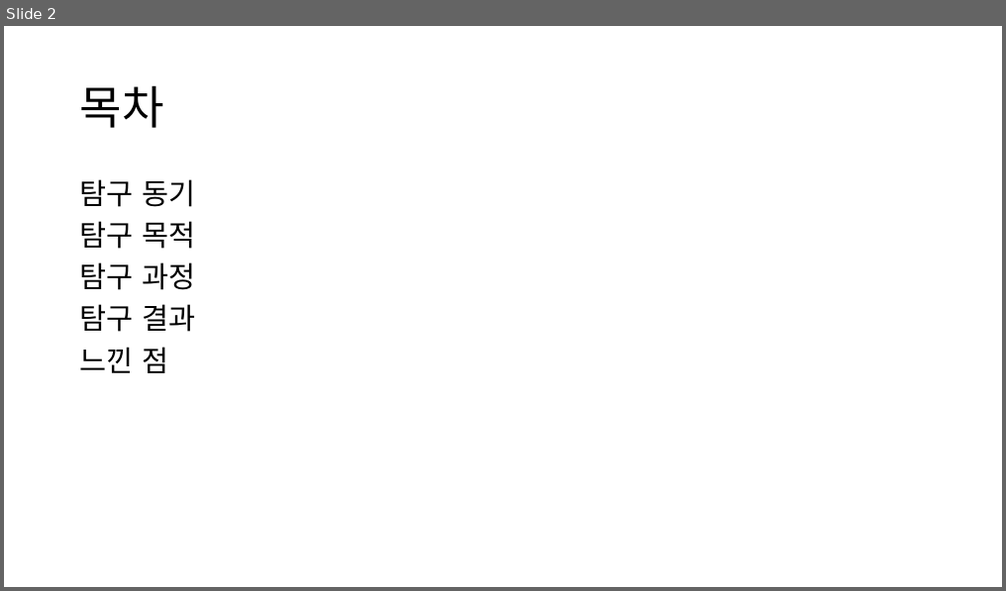
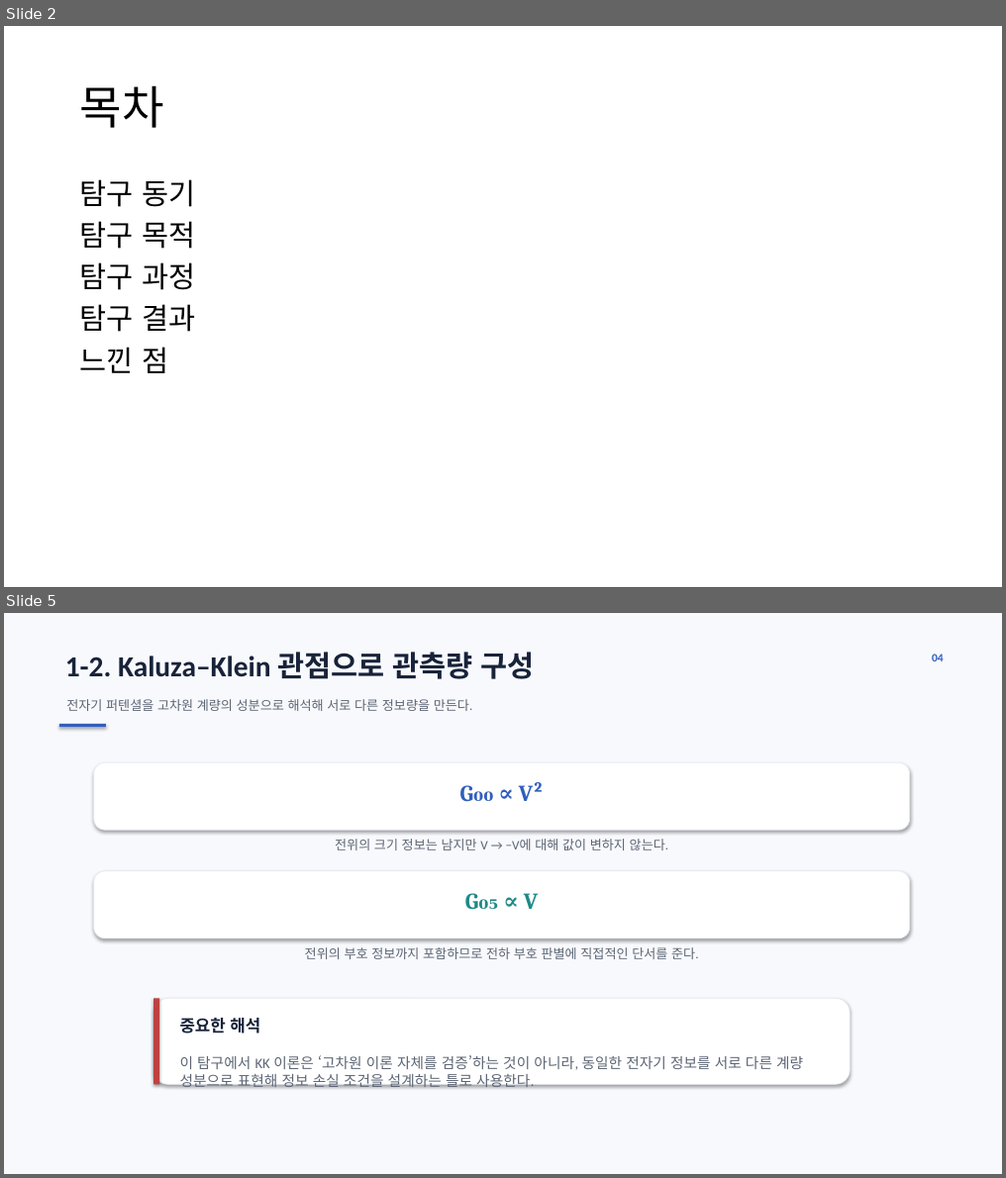
Before and after one commit to ohyunu525/KK-AI, a slide deck: Documents/보고서 파일.pptx. Shown one above the other, each under a label of ours: slide 2 before the commit, slides 2 and 5 after it; the slides between them are not shown. The pictures are 1006x591 and 1006x1178 pixels, drawn with LibreOffice and Linux fonts; fonts in the diff are those of the drawing. Boxes give left, top, right and bottom in pixels: in the first picture for what was removed or moved away, otherwise in the second. Text is boxed around its words. In the diff, an @@ line names an element or a change of style, - is before the commit and + after.

```diff
--- a/Documents/보고서 파일.pptx
+++ b/Documents/보고서 파일.pptx
@@ slide 5 added at box(4, 613, 1002, 1174), background #FFFFFF @@
@@ rectangle added at box(4, 613, 1002, 1174), fill #F8F9FC @@
@@ text added at box(65, 652, 535, 679), 28 pt, text #18233A, bold @@
+1-2. Kaluza–Klein 관점으로 관측량 구성
@@ text added at box(932, 654, 944, 662), 11 pt, text #315EBE, bold @@
+04
@@ text added at box(66, 699, 473, 711), 12.5 pt, text #5C6574 @@
+전자기 퍼텐셜을 고차원 계량의 성분으로 해석해 서로 다른 정보량을 만든다.
@@ rectangle added at box(59, 724, 106, 727), fill #315EBE @@
@@ rounded rectangle added at box(94, 762, 910, 830), fill #FFFFFF, outline #E6EBF4 0.75 pt @@
@@ text added at box(519, 782, 544, 801), 22 pt, text #315EBE, bold @@
+G₀₀ ∝ V²
@@ text added at box(335, 839, 669, 851), 12.5 pt, text #5C6574 @@
+전위의 크기 정보는 남지만 V → −V에 대해 값이 변하지 않는다.
@@ rounded rectangle added at box(94, 871, 910, 939), fill #FFFFFF, outline #E6EBF4 0.75 pt @@
@@ text added at box(524, 893, 539, 909), 22 pt, text #1F8987, bold @@
+G₀₅ ∝ V
@@ text added at box(305, 948, 699, 959), 12.5 pt, text #5C6574 @@
+전위의 부호 정보까지 포함하므로 전하 부호 판별에 직접적인 단서를 준다.
@@ rounded rectangle added at box(153, 998, 849, 1084), fill #FFFFFF, outline #E6EBF4 0.75 pt @@
@@ rectangle added at box(153, 998, 159, 1084), fill #BE4141 @@
@@ text added at box(180, 1018, 260, 1034), 16 pt, text #18233A, bold @@
+중요한 해석
@@ text added at box(180, 1056, 803, 1088), 14 pt, text #5C6574 @@
+이 탐구에서 KK 이론은 ‘고차원 이론 자체를 검증’하는 것이 아니라, 동일한 전자기 정보를 서로 다른 계량 성분으로 표현해 정보 손실 조건을 설계하는 틀로 사용한다.
```
Also in this commit, not shown: 2 slides changed, 3 other slides added, 4 other files.
